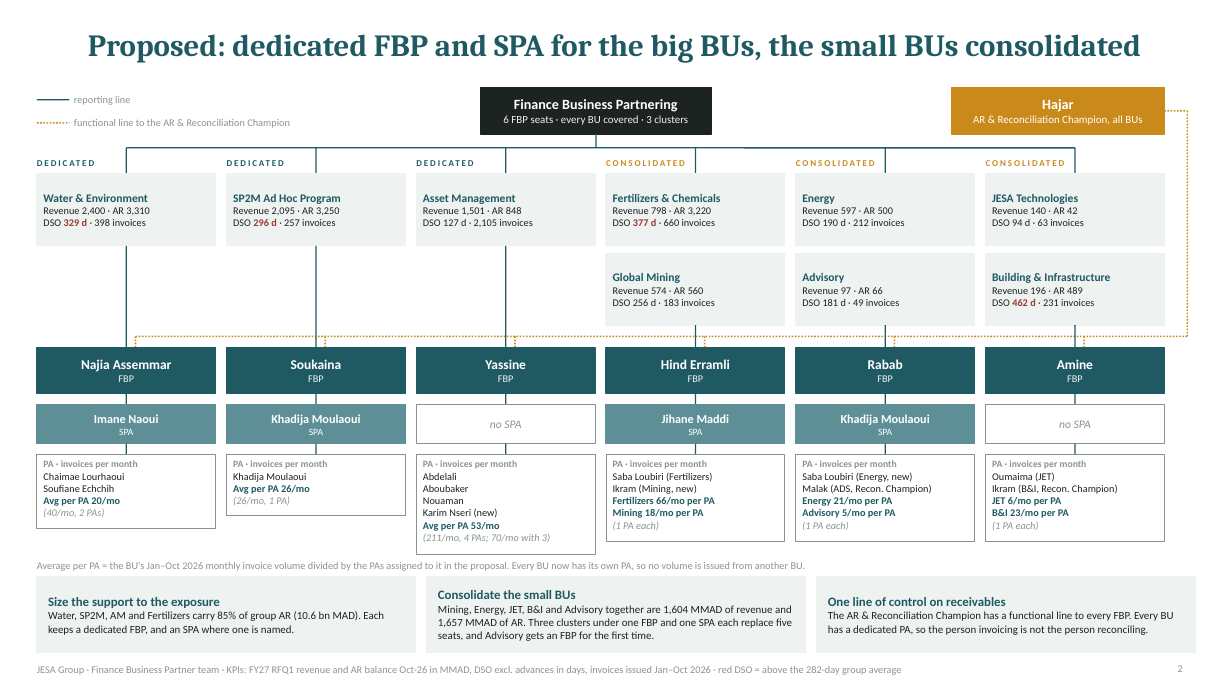
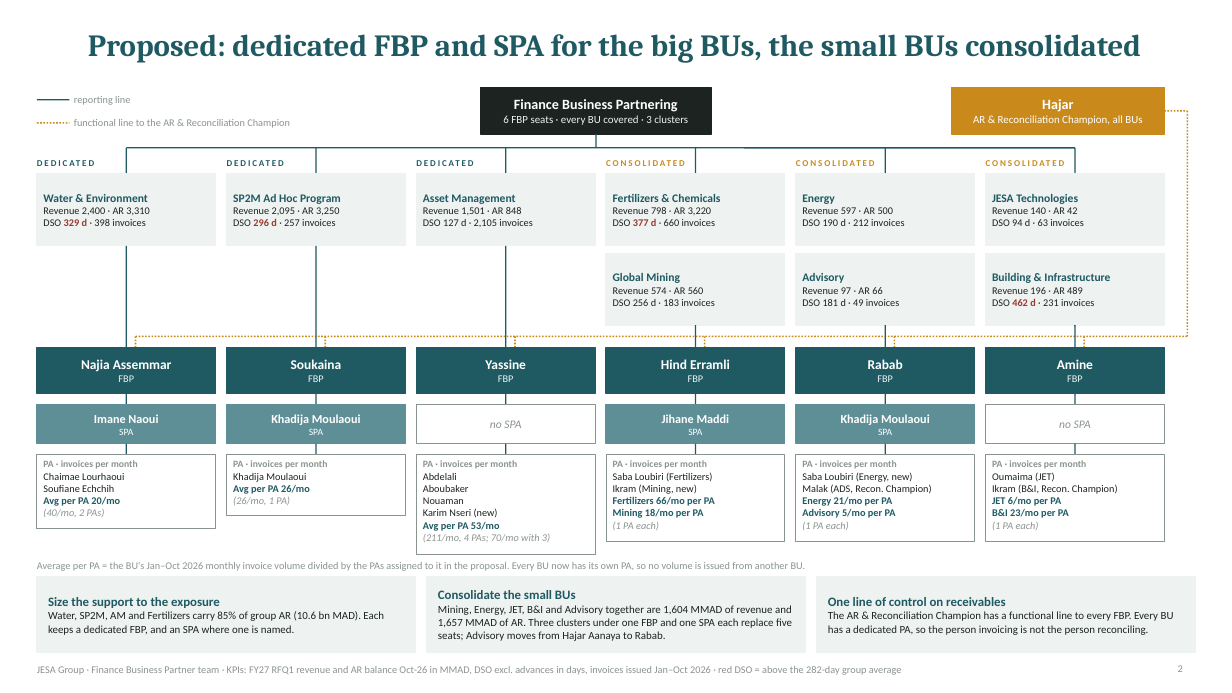
Before and after one commit to cherkaouihassan-art/Skills-Repo, a slide deck: slide 2 of deliverables/FBP_Org_Before_After.pptx. Drawn at 1232x693 pixels with LibreOffice and Linux fonts; fonts in the diff are those of the drawing. Boxes give left, top, right and bottom in pixels: in the first picture for what was removed or moved away, otherwise in the second. Text is boxed around its words. In the diff, an @@ line names an element or a change of style, - is before the commit and + after.

```diff
--- a/deliverables/FBP_Org_Before_After.pptx
+++ b/deliverables/FBP_Org_Before_After.pptx
@@ text at (438, 605, 792, 641): text changed @@
-Mining, Energy, JET, B&I and Advisory together are 1,604 MMAD of revenue and 1,657 MMAD of AR. Three clusters under one FBP and one SPA each replace five seats, and Advisory gets an FBP for the first time.
+Mining, Energy, JET, B&I and Advisory together are 1,604 MMAD of revenue and 1,657 MMAD of AR. Three clusters under one FBP and one SPA each replace five seats; Advisory moves from Hajar Aanaya to Rabab.
```
Also in this commit, not shown: 1 other slide changed, 3 other files.
